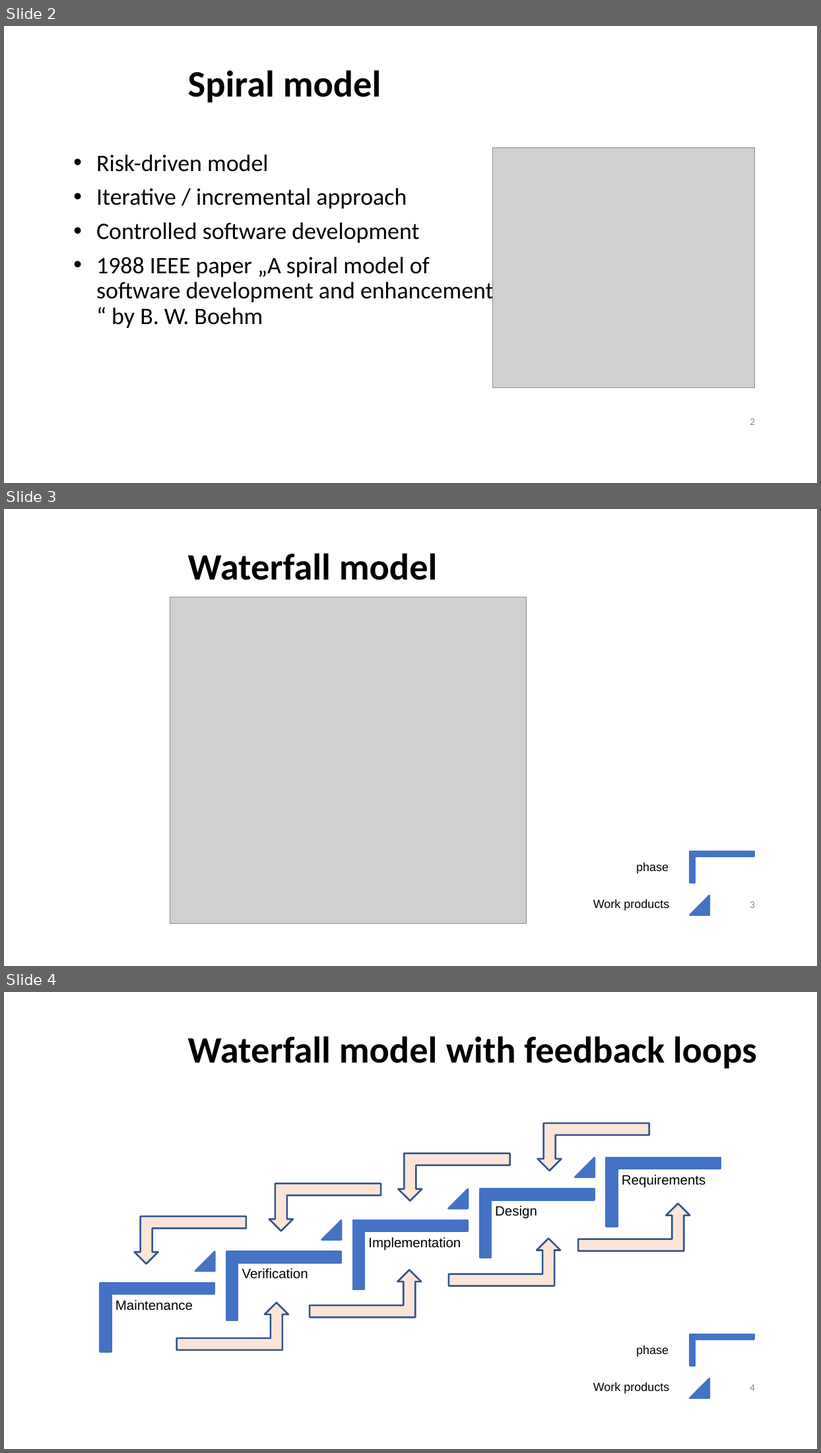
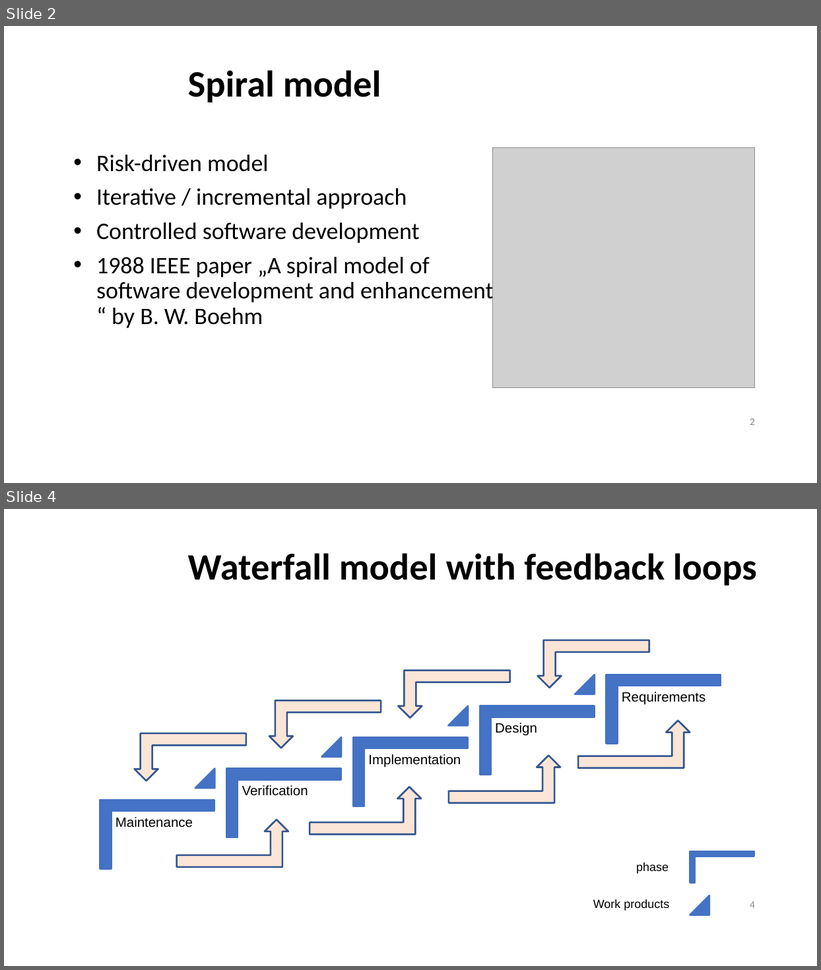
Before and after one commit to blaztoma/software-systems, a slide deck: Modules/Software engineering (P175B015)/Video/Spiral.pptx. Shown one above the other, each under a label of ours: slides 2, 3 and 4 before the commit, slides 2 and 4 after it; the slides between them are not shown. The pictures are 821x1453 and 821x970 pixels, drawn with LibreOffice and Linux fonts; fonts in the diff are those of the drawing; grey boxes stand for pictures; background and template pictures are left out. Boxes give left, top, right and bottom in pixels: in the first picture for what was removed or moved away, otherwise in the second. Text is boxed around its words. In the diff, an @@ line names an element or a change of style, - is before the commit and + after.

Commit message:
Spiral model in detail started.

```diff
--- a/Modules/Software engineering (P175B015)/Video/Spiral.pptx
+++ b/Modules/Software engineering (P175B015)/Video/Spiral.pptx
@@ slide 3 removed at (x1=4, y1=509, x2=817, y2=966), background #FFFFFF @@
@@ title removed at (x1=188, y1=553, x2=438, y2=580) @@
-Waterfall model
@@ picture removed at (x1=170, y1=597, x2=527, y2=923) @@
@@ text removed at (x1=636, y1=863, x2=669, y2=874) @@
-phase
@@ corner removed at (x1=690, y1=852, x2=754, y2=883) @@
@@ text removed at (x1=593, y1=900, x2=669, y2=911) @@
-Work products
@@ triangle removed at (x1=690, y1=896, x2=710, y2=916) @@
@@ page number removed at (x1=750, y1=902, x2=755, y2=908) @@
-3
```
Also in this commit, not shown: 1 slide added.
